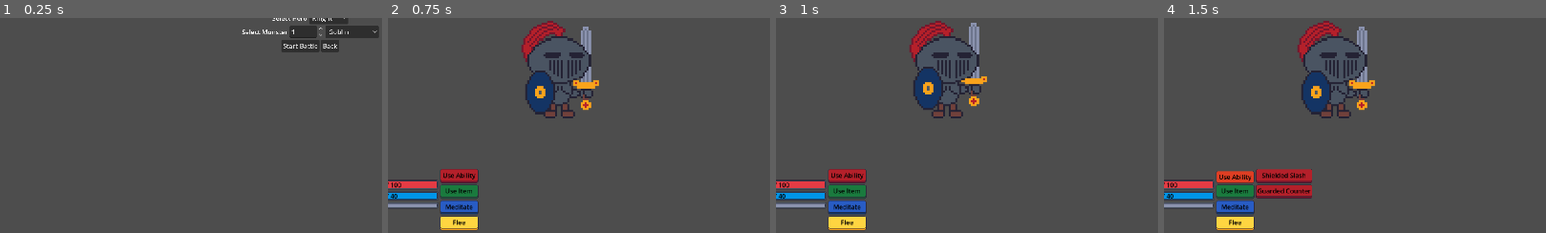
Above: before the commit, frames 1-4 (left to right).
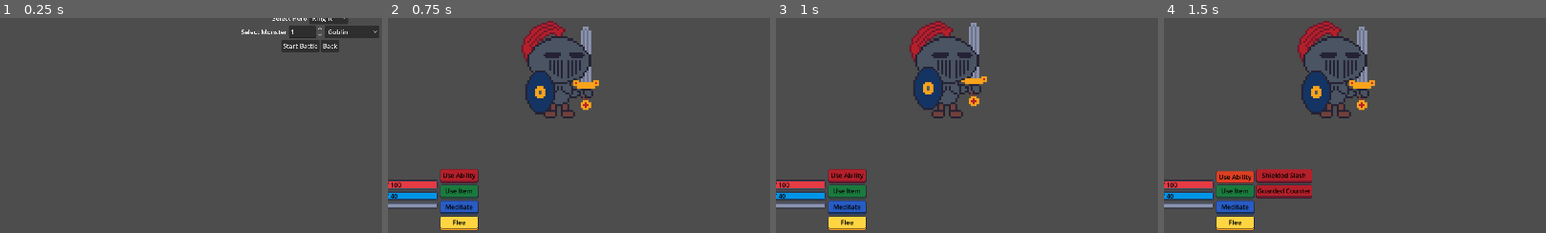
Above: after the commit, the same moments.

Repository: navtges3/PixelValley
Game: Godot game, scene res://scenes/test/battle_tester.tscn
Two runs of this game, one before a commit and one after it. Both use one fixed random seed, a clock stepped at 60 frames per second and the inputs below. This scene is started directly instead of the project's main scene.
Inputs:
- Up to frame 1 (0.25 s): no input
- Up to frame 2 (0.75 s): click "Start Battle" at 0.5 s
- Up to frame 3 (1 s): no input
- Up to frame 4 (1.5 s): click "Use Ability" at 1.25 s
The pictures show only the part of the screen within x 9-59%, y 48-98%; the shares and areas given below are measured in that part.

The runs differ from the first frame. In frame 1, 0.3% of the frame differs, in the area x 63-98%, y 3-10%; in frame 2, nothing differs; in frame 3, nothing differs; in frame 4, nothing differs.

Commit message:
Add Ogre King and Ogre Warlord assets, visuals, and update references in battle tester

Diff:
--- a/resources/characters/monsters/ogre_king/ogre_king.tres
+++ b/resources/characters/monsters/ogre_king/ogre_king.tres
@@ -2,11 +2,13 @@
 
 [ext_resource type="Script" uid="uid://blp0fv0xnajdb" path="res://scripts/data/active_effect.gd" id="1_t5nbi"]
 [ext_resource type="Resource" uid="uid://butpfi06boe3d" path="res://resources/characters/abilities/kings_smash.tres" id="2_u1xk6"]
+[ext_resource type="Resource" uid="uid://vaoqe50vrr0g" path="res://resources/characters/monsters/ogre_king/ogre_king_visual.tres" id="3_38k3l"]
 [ext_resource type="Script" uid="uid://dxnu3vjlxl2pn" path="res://scripts/data/conditional_ability.gd" id="3_u6cbq"]
 [ext_resource type="Resource" uid="uid://ctce7oq3s4kox" path="res://resources/characters/abilities/dark_regeneration.tres" id="4_4px0f"]
 [ext_resource type="Script" uid="uid://cnso83bg7vodw" path="res://scripts/data/condition.gd" id="5_833pn"]
 [ext_resource type="Resource" uid="uid://dwx4iywd6wl6h" path="res://resources/characters/abilities/shadowquake.tres" id="6_puwu8"]
 [ext_resource type="Script" uid="uid://bd6ohffno5w7r" path="res://scripts/characters/monster.gd" id="8_85bo5"]
+[ext_resource type="Texture2D" uid="uid://dqyfb7invyhyx" path="res://assets/monsters/ogre_king/ogre_king.png" id="8_gb37p"]
 [ext_resource type="Script" uid="uid://hxleldka7y06" path="res://scripts/characters/stat_block.gd" id="9_jrhah"]
 
 [sub_resource type="Resource" id="Resource_eyhfi"]
@@ -33,9 +35,6 @@
 condition = SubResource("Resource_q3pdi")
 metadata/_custom_type_script = "uid://dxnu3vjlxl2pn"
 
-[sub_resource type="Resource" id="Resource_qxoq8"]
-metadata/__load_path__ = "res://assets/monsters/ogre.png"
-
 [sub_resource type="Resource" id="Resource_0xu8l"]
 script = ExtResource("9_jrhah")
 current_hp = 500
@@ -55,6 +54,7 @@
 basic_attack = ExtResource("2_u1xk6")
 conditional_abilities = Array[ExtResource("3_u6cbq")]([SubResource("Resource_caabp"), SubResource("Resource_m4btp")])
 name = "Ogre King"
-portrait = SubResource("Resource_qxoq8")
+portrait = ExtResource("8_gb37p")
+battle_visual = ExtResource("3_38k3l")
 stat_block = SubResource("Resource_0xu8l")
 metadata/_custom_type_script = "uid://bd6ohffno5w7r"
--- /dev/null
+++ b/resources/characters/monsters/ogre_king/ogre_king_sprite_frames.tres
@@ -0,0 +1,130 @@
+[gd_resource type="SpriteFrames" format=3 uid="uid://bi0hjkjhgixba"]
+
+[ext_resource type="Texture2D" uid="uid://e0ns4dbnrcep" path="res://assets/monsters/ogre_king/OgreKingSprite.png" id="1_iaxas"]
+
+[sub_resource type="AtlasTexture" id="AtlasTexture_654ca"]
+atlas = ExtResource("1_iaxas")
+region = Rect2(0, 0, 96, 96)
+
+[sub_resource type="AtlasTexture" id="AtlasTexture_dwj4m"]
+atlas = ExtResource("1_iaxas")
+region = Rect2(288, 0, 96, 96)
+
+[sub_resource type="AtlasTexture" id="AtlasTexture_sb6l3"]
+atlas = ExtResource("1_iaxas")
+region = Rect2(0, 96, 96, 96)
+
+[sub_resource type="AtlasTexture" id="AtlasTexture_v3r30"]
+atlas = ExtResource("1_iaxas")
+region = Rect2(96, 96, 96, 96)
+
+[sub_resource type="AtlasTexture" id="AtlasTexture_e0t7w"]
+atlas = ExtResource("1_iaxas")
+region = Rect2(0, 0, 96, 96)
+
+[sub_resource type="AtlasTexture" id="AtlasTexture_0s1sm"]
+atlas = ExtResource("1_iaxas")
+region = Rect2(0, 192, 96, 96)
+
+[sub_resource type="AtlasTexture" id="AtlasTexture_jof1f"]
+atlas = ExtResource("1_iaxas")
+region = Rect2(96, 192, 96, 96)
+
+[sub_resource type="AtlasTexture" id="AtlasTexture_lc0xd"]
+atlas = ExtResource("1_iaxas")
+region = Rect2(192, 192, 96, 96)
+
+[sub_resource type="AtlasTexture" id="AtlasTexture_urlnu"]
+atlas = ExtResource("1_iaxas")
+region = Rect2(0, 0, 96, 96)
+
+[sub_resource type="AtlasTexture" id="AtlasTexture_3hl4v"]
+atlas = ExtResource("1_iaxas")
+region = Rect2(192, 96, 96, 96)
+
+[sub_resource type="AtlasTexture" id="AtlasTexture_spvse"]
+atlas = ExtResource("1_iaxas")
+region = Rect2(288, 96, 96, 96)
+
+[sub_resource type="AtlasTexture" id="AtlasTexture_4ckg8"]
+atlas = ExtResource("1_iaxas")
+region = Rect2(0, 0, 96, 96)
+
+[sub_resource type="AtlasTexture" id="AtlasTexture_iaxas"]
+atlas = ExtResource("1_iaxas")
+region = Rect2(96, 0, 96, 96)
+
+[sub_resource type="AtlasTexture" id="AtlasTexture_3mu8g"]
+atlas = ExtResource("1_iaxas")
+region = Rect2(192, 0, 96, 96)
+
+[resource]
+animations = [{
+"frames": [{
+"duration": 1.0,
+"texture": SubResource("AtlasTexture_654ca")
+}, {
+"duration": 1.0,
+"texture": SubResource("AtlasTexture_dwj4m")
+}, {
+"duration": 1.0,
+"texture": SubResource("AtlasTexture_sb6l3")
+}, {
+"duration": 1.0,
+"texture": SubResource("AtlasTexture_v3r30")
+}],
+"loop": false,
+"name": &"attack",
+"speed": 7.5
+}, {
+"frames": [{
+"duration": 1.0,
+"texture": SubResource("AtlasTexture_e0t7w")
+}, {
+"duration": 1.0,
+"texture": SubResource("AtlasTexture_0s1sm")
+}, {
+"duration": 1.0,
+"texture": SubResource("AtlasTexture_jof1f")
+}, {
+"duration": 1.0,
+"texture": SubResource("AtlasTexture_lc0xd")
+}],
+"loop": false,
+"name": &"death",
+"speed": 5.0
+}, {
+"frames": [{
+"duration": 1.0,
+"texture": SubResource("AtlasTexture_urlnu")
+}, {
+"duration": 1.0,
+"texture": SubResource("AtlasTexture_3hl4v")
+}, {
+"duration": 1.0,
+"texture": SubResource("AtlasTexture_spvse")
+}, {
+"duration": 1.0,
+"texture": SubResource("AtlasTexture_3hl4v")
+}],
+"loop": false,
+"name": &"hurt",
+"speed": 10.0
+}, {
+"frames": [{
+"duration": 1.0,
+"texture": SubResource("AtlasTexture_4ckg8")
+}, {
+"duration": 1.0,
+"texture": SubResource("AtlasTexture_iaxas")
+}, {
+"duration": 1.0,
+"texture": SubResource("AtlasTexture_3mu8g")
+}, {
+"duration": 1.0,
+"texture": SubResource("AtlasTexture_iaxas")
+}],
+"loop": true,
+"name": &"idle",
+"speed": 5.0
+}]
--- /dev/null
+++ b/resources/characters/monsters/ogre_king/ogre_king_visual.tres
@@ -0,0 +1,10 @@
+[gd_resource type="Resource" script_class="BattleVisualData" format=3 uid="uid://vaoqe50vrr0g"]
+
+[ext_resource type="SpriteFrames" uid="uid://bi0hjkjhgixba" path="res://resources/characters/monsters/ogre_king/ogre_king_sprite_frames.tres" id="1_4ui2b"]
+[ext_resource type="Script" uid="uid://c3t8kckce6hdk" path="res://scripts/characters/battle_visual_data.gd" id="2_5gon3"]
+
+[resource]
+script = ExtResource("2_5gon3")
+frames = ExtResource("1_4ui2b")
+sprite_height = 96
+metadata/_custom_type_script = "uid://c3t8kckce6hdk"
--- a/resources/characters/monsters/ogre_warlord/ogre_warlord.tres
+++ b/resources/characters/monsters/ogre_warlord/ogre_warlord.tres
@@ -2,11 +2,13 @@
 
 [ext_resource type="Script" uid="uid://blp0fv0xnajdb" path="res://scripts/data/active_effect.gd" id="1_s0n28"]
 [ext_resource type="Resource" uid="uid://5301qdbddvxa" path="res://resources/characters/abilities/crushing_blow.tres" id="2_7dfqd"]
+[ext_resource type="Resource" uid="uid://7gacxrq5a6yp" path="res://resources/characters/monsters/ogre_warlord/ogre_warlord_visual.tres" id="3_dqixp"]
 [ext_resource type="Script" uid="uid://dxnu3vjlxl2pn" path="res://scripts/data/conditional_ability.gd" id="3_g512o"]
 [ext_resource type="Resource" uid="uid://cnpsmwryevais" path="res://resources/characters/abilities/enrage.tres" id="4_5m3q8"]
 [ext_resource type="Script" uid="uid://cnso83bg7vodw" path="res://scripts/data/condition.gd" id="5_jmrfh"]
 [ext_resource type="Resource" uid="uid://o8qau08p6lod" path="res://resources/characters/abilities/stunning_strike.tres" id="6_tn1b2"]
 [ext_resource type="Script" uid="uid://bd6ohffno5w7r" path="res://scripts/characters/monster.gd" id="8_7yyue"]
+[ext_resource type="Texture2D" uid="uid://djrvhbepexlnu" path="res://assets/monsters/ogre_warlord/ogre_warlord.png" id="8_u1gyw"]
 [ext_resource type="Script" uid="uid://hxleldka7y06" path="res://scripts/characters/stat_block.gd" id="9_umwto"]
 
 [sub_resource type="Resource" id="Resource_sff3n"]
@@ -34,9 +36,6 @@
 condition = SubResource("Resource_3bved")
 metadata/_custom_type_script = "uid://dxnu3vjlxl2pn"
 
-[sub_resource type="Resource" id="Resource_qupbt"]
-metadata/__load_path__ = "res://assets/monsters/ogre.png"
-
 [sub_resource type="Resource" id="Resource_0xu8l"]
 script = ExtResource("9_umwto")
 current_hp = 300
@@ -56,6 +55,7 @@
 basic_attack = ExtResource("2_7dfqd")
 conditional_abilities = Array[ExtResource("3_g512o")]([SubResource("Resource_co4bm"), SubResource("Resource_kbsnj")])
 name = "Ogre Warlord"
-portrait = SubResource("Resource_qupbt")
+portrait = ExtResource("8_u1gyw")
+battle_visual = ExtResource("3_dqixp")
 stat_block = SubResource("Resource_0xu8l")
 metadata/_custom_type_script = "uid://bd6ohffno5w7r"
--- /dev/null
+++ b/resources/characters/monsters/ogre_warlord/ogre_warlord_sprite_frames.tres
@@ -0,0 +1,130 @@
+[gd_resource type="SpriteFrames" format=3 uid="uid://6b425jjkhjxd"]
+
+[ext_resource type="Texture2D" uid="uid://c8u8maif6wu1p" path="res://assets/monsters/ogre_warlord/OgreWarlordSprite.png" id="2_kjhah"]
+
+[sub_resource type="AtlasTexture" id="AtlasTexture_lxrrl"]
+atlas = ExtResource("2_kjhah")
+region = Rect2(0, 0, 96, 96)
+
+[sub_resource type="AtlasTexture" id="AtlasTexture_f8cj5"]
+atlas = ExtResource("2_kjhah")
+region = Rect2(288, 0, 96, 96)
+
+[sub_resource type="AtlasTexture" id="AtlasTexture_4osmn"]
+atlas = ExtResource("2_kjhah")
+region = Rect2(0, 96, 96, 96)
+
+[sub_resource type="AtlasTexture" id="AtlasTexture_spa88"]
+atlas = ExtResource("2_kjhah")
+region = Rect2(96, 96, 96, 96)
+
+[sub_resource type="AtlasTexture" id="AtlasTexture_hcrjy"]
+atlas = ExtResource("2_kjhah")
+region = Rect2(0, 0, 96, 96)
+
+[sub_resource type="AtlasTexture" id="AtlasTexture_whiwr"]
+atlas = ExtResource("2_kjhah")
+region = Rect2(0, 192, 96, 96)
+
+[sub_resource type="AtlasTexture" id="AtlasTexture_6plxf"]
+atlas = ExtResource("2_kjhah")
+region = Rect2(96, 192, 96, 96)
+
+[sub_resource type="AtlasTexture" id="AtlasTexture_esxp8"]
+atlas = ExtResource("2_kjhah")
+region = Rect2(192, 192, 96, 96)
+
+[sub_resource type="AtlasTexture" id="AtlasTexture_kjhah"]
+atlas = ExtResource("2_kjhah")
+region = Rect2(0, 0, 96, 96)
+
+[sub_resource type="AtlasTexture" id="AtlasTexture_1tgq1"]
+atlas = ExtResource("2_kjhah")
+region = Rect2(192, 96, 96, 96)
+
+[sub_resource type="AtlasTexture" id="AtlasTexture_a1r26"]
+atlas = ExtResource("2_kjhah")
+region = Rect2(288, 96, 96, 96)
+
+[sub_resource type="AtlasTexture" id="AtlasTexture_rel2x"]
+atlas = ExtResource("2_kjhah")
+region = Rect2(0, 0, 96, 96)
+
+[sub_resource type="AtlasTexture" id="AtlasTexture_8ws17"]
+atlas = ExtResource("2_kjhah")
+region = Rect2(96, 0, 96, 96)
+
+[sub_resource type="AtlasTexture" id="AtlasTexture_kfpw2"]
+atlas = ExtResource("2_kjhah")
+region = Rect2(192, 0, 96, 96)
+
+[resource]
+animations = [{
+"frames": [{
+"duration": 1.0,
+"texture": SubResource("AtlasTexture_lxrrl")
+}, {
+"duration": 1.0,
+"texture": SubResource("AtlasTexture_f8cj5")
+}, {
+"duration": 1.0,
+"texture": SubResource("AtlasTexture_4osmn")
+}, {
+"duration": 1.0,
+"texture": SubResource("AtlasTexture_spa88")
+}],
+"loop": false,
+"name": &"attack",
+"speed": 7.5
+}, {
+"frames": [{
+"duration": 1.0,
+"texture": SubResource("AtlasTexture_hcrjy")
+}, {
+"duration": 1.0,
+"texture": SubResource("AtlasTexture_whiwr")
+}, {
+"duration": 1.0,
+"texture": SubResource("AtlasTexture_6plxf")
+}, {
+"duration": 1.0,
+"texture": SubResource("AtlasTexture_esxp8")
+}],
+"loop": false,
+"name": &"death",
+"speed": 5.0
+}, {
+"frames": [{
+"duration": 1.0,
+"texture": SubResource("AtlasTexture_kjhah")
+}, {
+"duration": 1.0,
+"texture": SubResource("AtlasTexture_1tgq1")
+}, {
+"duration": 1.0,
+"texture": SubResource("AtlasTexture_a1r26")
+}, {
+"duration": 1.0,
+"texture": SubResource("AtlasTexture_1tgq1")
+}],
+"loop": false,
+"name": &"hurt",
+"speed": 10.0
+}, {
+"frames": [{
+"duration": 1.0,
+"texture": SubResource("AtlasTexture_rel2x")
+}, {
+"duration": 1.0,
+"texture": SubResource("AtlasTexture_8ws17")
+}, {
+"duration": 1.0,
+"texture": SubResource("AtlasTexture_kfpw2")
+}, {
+"duration": 1.0,
+"texture": SubResource("AtlasTexture_8ws17")
+}],
+"loop": true,
+"name": &"idle",
+"speed": 5.0
+}]
--- /dev/null
+++ b/resources/characters/monsters/ogre_warlord/ogre_warlord_visual.tres
@@ -0,0 +1,10 @@
+[gd_resource type="Resource" script_class="BattleVisualData" format=3 uid="uid://7gacxrq5a6yp"]
+
+[ext_resource type="SpriteFrames" uid="uid://6b425jjkhjxd" path="res://resources/characters/monsters/ogre_warlord/ogre_warlord_sprite_frames.tres" id="1_bcwgj"]
+[ext_resource type="Script" uid="uid://c3t8kckce6hdk" path="res://scripts/characters/battle_visual_data.gd" id="2_sppj2"]
+
+[resource]
+script = ExtResource("2_sppj2")
+frames = ExtResource("1_bcwgj")
+sprite_height = 96
+metadata/_custom_type_script = "uid://c3t8kckce6hdk"
--- a/scripts/test/battle_tester.gd
+++ b/scripts/test/battle_tester.gd
@@ -26,6 +26,8 @@
 		MonsterLoader.MonsterID.ORC,
 		MonsterLoader.MonsterID.ORC_CHIEFTAIN,
 		MonsterLoader.MonsterID.OGRE,
+		MonsterLoader.MonsterID.OGRE_WARLORD,
+		MonsterLoader.MonsterID.OGRE_KING,
 	]
 	for i in monster_resources.size():
 		monster_dropdown.add_item(MonsterLoader.get_monster_name(i))
Binary file changed: assets/monsters/ogre/ogre.png
Binary file added: assets/monsters/ogre_king/OgreKingSprite.png
Binary file added: assets/monsters/ogre_king/ogre_king.png
Binary file added: assets/monsters/ogre_warlord/OgreWarlordSprite.png
Binary file added: assets/monsters/ogre_warlord/ogre_warlord.png
